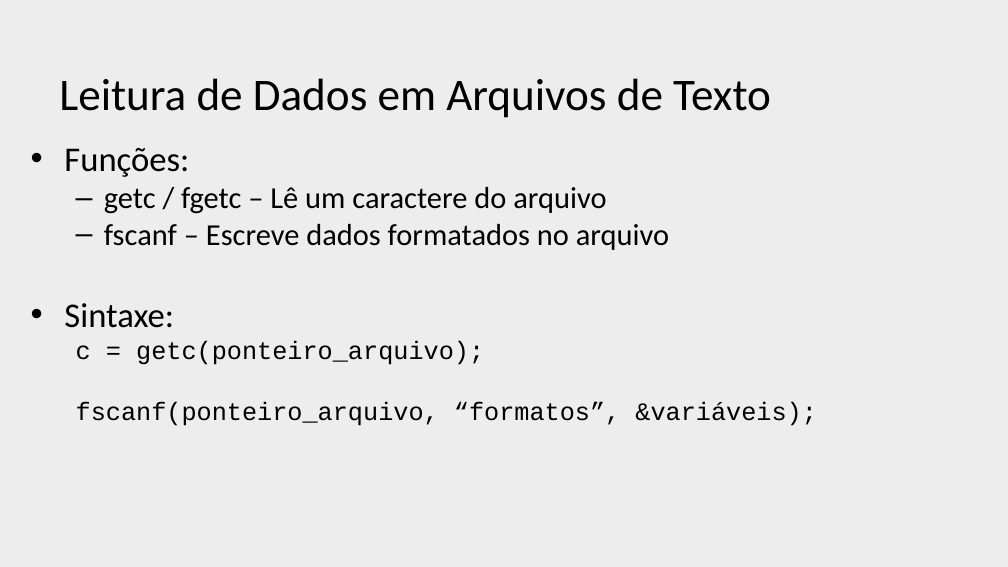
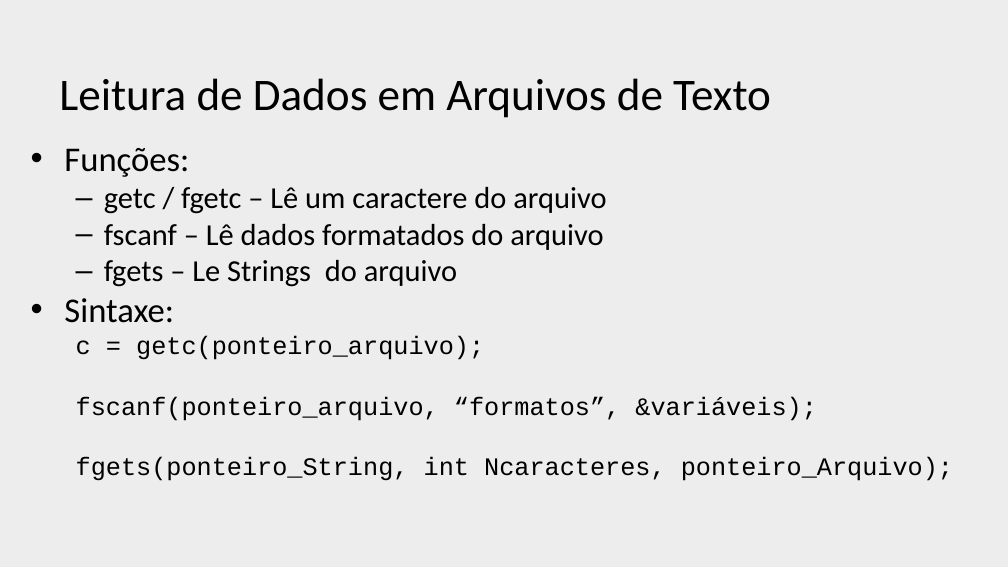
Before and after one commit to profJulioMomente/EstruturasDados_EngComp, a slide deck: slide 12 of Arquivos/2017.08.14-Arquivos.pptx. Drawn at 1008x567 pixels with LibreOffice and Linux fonts; fonts in the diff are those of the drawing; background and template pictures are left out. Boxes give left, top, right and bottom in pixels: in the first picture for what was removed or moved away, otherwise in the second. Text is boxed around its words. In the diff, an @@ line names an element or a change of style, - is before the commit and + after.

Commit message:
Arquivos

```diff
--- a/Arquivos/2017.08.14-Arquivos.pptx
+++ b/Arquivos/2017.08.14-Arquivos.pptx
@@ text at (104,224,603,287): text changed @@
-  – fscanf – Escreve dados formatados no arquivo
+  – fscanf – Lê dados formatados do arquivo
+  – fgets – Le Strings do arquivo
@@ text at (76,457,953,481): paragraph added @@
+  fgets(ponteiro_String, int Ncaracteres, ponteiro_Arquivo);
```
Also in this commit, not shown: 1 other slide changed, 1 slide added, 7 other files.
